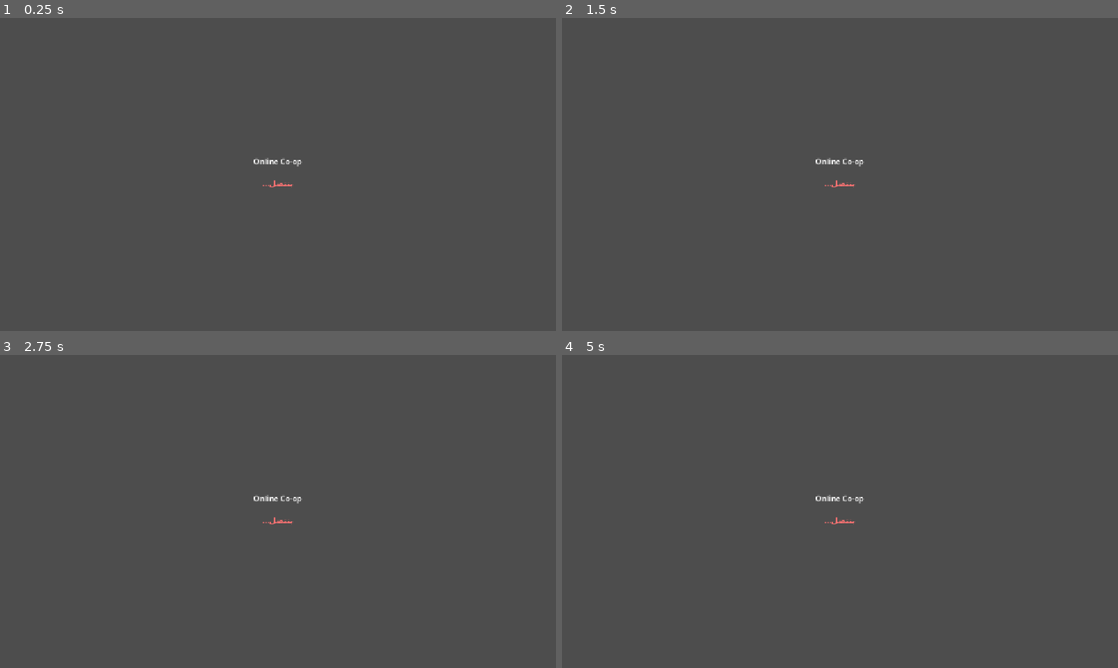
Above: before the commit, frames 1-4 (two rows, left to right).
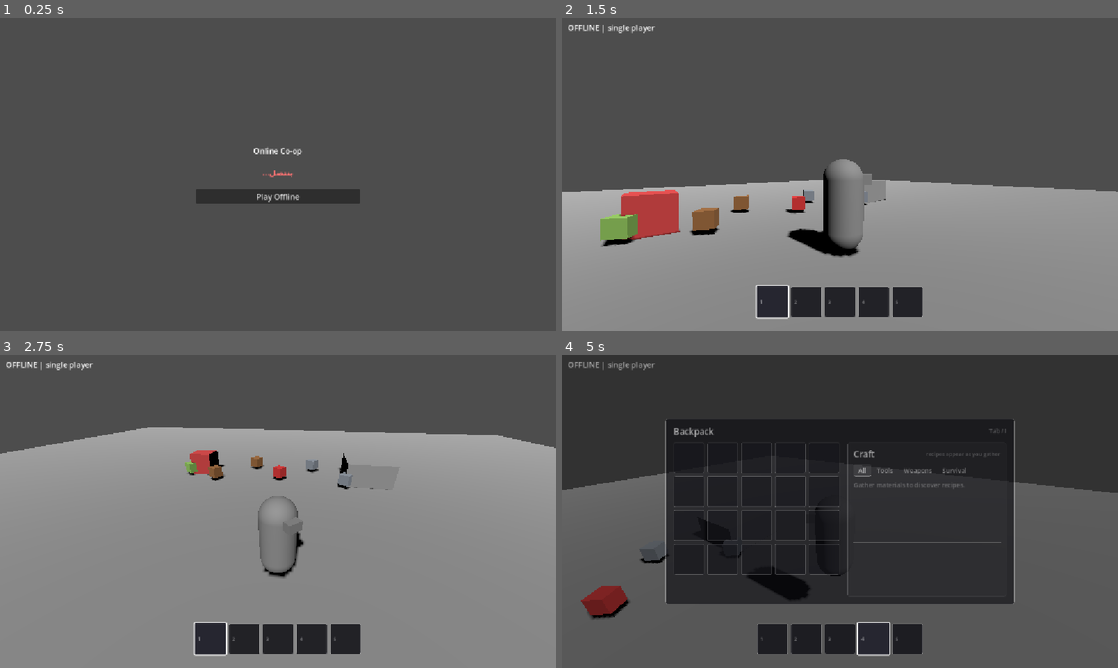
Above: after the commit, the same moments.

Repository: MTAWER77/online-
Game: Godot game, scene res://scenes/ui/main_menu.tscn
The game is run twice, just before and just after one commit, with the same random seed, the same clock (stepped at 60 frames per second) and the same inputs.
Inputs (mouse positions are in pixels of both pictures, inside the frame that each line leads up to):
- Up to frame 1 (0.25 s): no input
- Up to frame 2 (1.5 s): click (840, 196) at 0.5 s, where only the run after the commit has a clickable "Play Offline"; tap Enter at 1.25 s; move the mouse to (962, 158) at 1.27 s; hold D (move_right, bound only after the commit) from 1.28 s (still down); hold E (interact, bound only after the commit) from 1.28 s (still down); click (962, 158) at 1.42 s
- Up to frame 3 (2.75 s): tap Space (jump, bound only after the commit) at 1.52 s; release D (move_right, bound only after the commit) at 2 s; release E (interact, bound only after the commit) at 2 s; drag from (166, 527) to (250, 574) at 2.02 s
- Up to frame 4 (5 s): move the mouse to (895, 442) at 2.77 s; hold D (move_right, bound only after the commit) 2.78-3.5 s; tap 2 at 2.85 s; click (895, 442) at 2.92 s; drag from (812, 574) to (673, 464) at 3.52 s; move the mouse to (1006, 558) at 4.27 s; hold A (move_left, bound only after the commit) from 4.28 s (still down); tap 4 at 4.35 s; click (1006, 558) at 4.42 s; tap Space (jump, bound only after the commit) at 4.52 s; tap Tab (inventory, bound only after the commit) at 4.9 s

The runs differ from the first frame. In frame 1, 1.6% of the frame differs, in the area x 35-65%, y 41-60%; in frame 2, 47%; in frame 3, 74%, in the area x 0-100%, y 2-100%; in frame 4, 68%.

Commit message:
Add offline single-player mode (menu button, NetworkManager offline spawn) and hotbar prev/next buttons for mobile
Co-Authored-By: Claude Sonnet 5.5 <noreply@anthropic.com>
Claude-Session: https://claude.ai/code/session_01ERKS8aBLCvtBjR1PsxtFYC

Diff:
--- a/scenes/ui/main_menu.tscn
+++ b/scenes/ui/main_menu.tscn
@@ -51,6 +51,11 @@
 unique_name_in_owner = true
 layout_mode = 2
 text = "Join"
+
+[node name="OfflineButton" type="Button" parent="Center/Content"]
+unique_name_in_owner = true
+layout_mode = 2
+text = "Play Offline"
 
 [node name="JoinScreen" type="VBoxContainer" parent="Center/Content"]
 unique_name_in_owner = true
--- a/scenes/ui/mobile_controls.tscn
+++ b/scenes/ui/mobile_controls.tscn
@@ -162,3 +162,61 @@
 text = "Bag"
 horizontal_alignment = 1
 vertical_alignment = 1
+
+[node name="HotbarPrev" type="Panel" parent="Root"]
+unique_name_in_owner = true
+layout_mode = 1
+anchors_preset = 7
+anchor_left = 0.5
+anchor_top = 1.0
+anchor_right = 0.5
+anchor_bottom = 1.0
+offset_left = -70.0
+offset_top = -158.0
+offset_right = -10.0
+offset_bottom = -102.0
+grow_horizontal = 2
+grow_vertical = 0
+mouse_filter = 2
+theme_override_styles/panel = SubResource("StyleBoxFlat_button")
+
+[node name="Label" type="Label" parent="Root/HotbarPrev"]
+layout_mode = 1
+anchors_preset = 15
+anchor_right = 1.0
+anchor_bottom = 1.0
+grow_horizontal = 2
+grow_vertical = 2
+mouse_filter = 2
+text = "<"
+horizontal_alignment = 1
+vertical_alignment = 1
+
+[node name="HotbarNext" type="Panel" parent="Root"]
+unique_name_in_owner = true
+layout_mode = 1
+anchors_preset = 7
+anchor_left = 0.5
+anchor_top = 1.0
+anchor_right = 0.5
+anchor_bottom = 1.0
+offset_left = 10.0
+offset_top = -158.0
+offset_right = 70.0
+offset_bottom = -102.0
+grow_horizontal = 2
+grow_vertical = 0
+mouse_filter = 2
+theme_override_styles/panel = SubResource("StyleBoxFlat_button")
+
+[node name="Label" type="Label" parent="Root/HotbarNext"]
+layout_mode = 1
+anchors_preset = 15
+anchor_right = 1.0
+anchor_bottom = 1.0
+grow_horizontal = 2
+grow_vertical = 2
+mouse_filter = 2
+text = ">"
+horizontal_alignment = 1
+vertical_alignment = 1
--- a/scripts/inventory/hotbar_ui.gd
+++ b/scripts/inventory/hotbar_ui.gd
@@ -65,6 +65,12 @@
 func _unhandled_input(event: InputEvent) -> void:
 	if _inventory == null or _inventory.get_parent().ui_open:
 		return
+	if event.is_action_pressed("hotbar_prev"): # أزرار الموبايل
+		_inventory.select_hotbar(_inventory.selected_hotbar - 1)
+		return
+	if event.is_action_pressed("hotbar_next"):
+		_inventory.select_hotbar(_inventory.selected_hotbar + 1)
+		return
 	for i in _inventory.hotbar_slots:
 		if event.is_action_pressed("hotbar_%d" % (i + 1)):
 			_inventory.select_hotbar(i)
@@ -78,6 +84,10 @@
 
 
 func _ensure_actions() -> void:
+	# أزرار بدون مفاتيح، بتتبعت من تحكم الموبايل
+	for action in [&"hotbar_prev", &"hotbar_next"]:
+		if not InputMap.has_action(action):
+			InputMap.add_action(action)
 	var keys: Array[Key] = [KEY_1, KEY_2, KEY_3, KEY_4, KEY_5]
 	for i in keys.size():
 		var action := StringName("hotbar_%d" % (i + 1))
--- a/scripts/multiplayer/network_manager.gd
+++ b/scripts/multiplayer/network_manager.gd
@@ -9,6 +9,7 @@
 signal lobby_entered(is_host: bool)
 
 # مسارات الـ nodes لازم تكون ثابتة ومتطابقة عند الاتنين
+const SessionMode = preload("res://scripts/multiplayer/session_mode.gd")
 const PLAYER_SCENE: PackedScene = preload("res://scenes/players/player.tscn")
 const PLAYERS_ROOT_NAME: String = "SpawnedPlayers"
 const HOST_PLAYER_NAME: String = "HostPlayer"
@@ -21,6 +22,7 @@
 const BROADCAST_WHEN_CLIENT: int = 1 # PropertySynchronizer.BROADCAST_MODE.WHEN_CLIENT
 
 @export var lobby_name: String = "coop-test-room" # بس لما نشغّل المشهد لوحده بـ F6
+@export var force_offline: bool = false # لاعب واحد من غير نت (للتجربة بـ F6 كمان)
 @export var use_local_multiplayer: bool = false # للتجربة من غير مفاتيح (GDSync local)
 @export var host_spawn: Vector3 = Vector3(-1.5, 0.1, 0.0)
 @export var client_spawn: Vector3 = Vector3(1.5, 0.1, 0.0)
@@ -47,6 +49,11 @@
 
 
 func _start() -> void:
+	# وضع أوفلاين: لاعب واحد، من غير GD-Sync خالص
+	if SessionMode.offline or force_offline:
+		_spawn_offline()
+		return
+
 	# جاي من القائمة الرئيسية وإحنا أصلًا جوه لوبي: نعمل اللاعبين على طول
 	if GDSync.is_active() and GDSync.lobby_get_name() != "":
 		_spawn_players()
@@ -117,12 +124,7 @@
 		return
 	_spawned = true
 
-	var scene_root: Node = get_parent()
-	_players_root = scene_root.get_node_or_null(PLAYERS_ROOT_NAME) as Node3D
-	if _players_root == null:
-		_players_root = Node3D.new()
-		_players_root.name = PLAYERS_ROOT_NAME
-		scene_root.add_child(_players_root)
+	_players_root = _ensure_players_root()
 
 	# الاتنين بيعملوا نفس اللاعبين بنفس الأسماء والأماكن
 	_spawn_one(HOST_PLAYER_NAME, ROLE_HOST, BROADCAST_WHEN_HOST, host_spawn)
@@ -130,6 +132,30 @@
 
 	_refresh_status()
 	lobby_entered.emit(GDSync.is_host())
+
+
+func _spawn_offline() -> void:
+	if _spawned:
+		return
+	_spawned = true
+	_players_root = _ensure_players_root()
+	var player := PLAYER_SCENE.instantiate() as Node3D
+	player.name = "OfflinePlayer"
+	# من غير دور (role) فاللاعب بيتحكم فيه محليًا، ومن غير مزامنة
+	player.get_node("PropertySynchronizer").free()
+	player.position = host_spawn
+	_players_root.add_child(player)
+	_set_status("OFFLINE | single player")
+
+
+func _ensure_players_root() -> Node3D:
+	var scene_root: Node = get_parent()
+	var root := scene_root.get_node_or_null(PLAYERS_ROOT_NAME) as Node3D
+	if root == null:
+		root = Node3D.new()
+		root.name = PLAYERS_ROOT_NAME
+		scene_root.add_child(root)
+	return root
 
 
 func _spawn_one(node_name: String, role: int, broadcast_mode: int, spawn_position: Vector3) -> void:
--- /dev/null
+++ b/scripts/multiplayer/session_mode.gd
@@ -0,0 +1,6 @@
+extends RefCounted
+## scripts/multiplayer/session_mode.gd
+## علم بسيط بيحدد لو اللعبة شغالة أوفلاين (لاعب واحد من غير GD-Sync).
+## القائمة الرئيسية بتظبطه، و NetworkManager بيقراه.
+
+static var offline: bool = false
--- a/scripts/ui/main_menu.gd
+++ b/scripts/ui/main_menu.gd
@@ -6,6 +6,8 @@
 
 @export_file("*.tscn") var game_scene: String = "res://scenes/worlds/test_room.tscn"
 
+const SessionMode = preload("res://scripts/multiplayer/session_mode.gd")
+
 const CODE_CHARS: String = "ABCDEFGHJKLMNPQRSTUVWXYZ23456789" # من غير حروف بتتلخبط (O/0, I/1)
 const CODE_LENGTH: int = 5
 const MAX_PLAYERS: int = 2
@@ -14,6 +16,7 @@
 @onready var _status_label: Label = %StatusLabel
 
 @onready var _menu_screen: VBoxContainer = %MenuScreen
+@onready var _offline_button: Button = %OfflineButton
 @onready var _host_button: Button = %HostButton
 @onready var _join_button: Button = %JoinButton
 
@@ -38,6 +41,8 @@
 func _ready() -> void:
 	Input.mouse_mode = Input.MOUSE_MODE_VISIBLE
 
+	SessionMode.offline = false
+	_offline_button.pressed.connect(_on_offline_pressed)
 	_host_button.pressed.connect(_on_host_pressed)
 	_join_button.pressed.connect(_on_join_screen_pressed)
 	_confirm_join_button.pressed.connect(_on_confirm_join_pressed)
@@ -100,6 +105,16 @@
 			_set_status("الاتصال فشل (%d)" % error)
 
 
+# ------------------------------------------------------------------ أوفلاين
+
+# لاعب واحد من غير GD-Sync: نقفل الاتصال ونفتح اللعبة على طول
+func _on_offline_pressed() -> void:
+	if GDSync.is_active():
+		GDSync.stop_multiplayer()
+	SessionMode.offline = true
+	get_tree().change_scene_to_file(game_scene)
+
+
 # ------------------------------------------------------------------ Host
 
 func _on_host_pressed() -> void:
@@ -269,6 +284,8 @@
 # ------------------------------------------------------------------ عرض الشاشات
 
 func _show_screen(screen: String) -> void:
+	# اللعب أوفلاين متاح من القائمة أو أثناء الاتصال (حتى لو النت واقع)
+	_offline_button.visible = (screen == "menu" or screen == "connecting")
 	_menu_screen.visible = (screen == "menu")
 	_join_screen.visible = (screen == "join")
 	_room_screen.visible = (screen == "room")
--- a/scripts/ui/mobile_controls.gd
+++ b/scripts/ui/mobile_controls.gd
@@ -1,6 +1,6 @@
 extends CanvasLayer
 ## scripts/ui/mobile_controls.gd
-## تحكم الموبايل: جويستيك يسار (حركة)، سحب على اليمين (كاميرا)، زرار Jump وزرار E وزرار Bag (المخزن).
+## تحكم الموبايل: جويستيك يسار (حركة)، سحب على اليمين (كاميرا)، زرار Jump وزرار E وزرار Bag (المخزن)، وأزرار < > لتغيير خانة الـ hotbar.
 ## الشكل كله في mobile_controls.tscn (تعدّله من المحرر). السكريبت بس بيترجم اللمس لـ Input actions.
 ## بيتعامل مع اللمس مباشرة، فتقدر تحرك الجويستيك وتضغط الأزرار في نفس الوقت (multi-touch).
 
@@ -15,12 +15,15 @@
 @onready var _jump_button: Control = %JumpButton
 @onready var _interact_button: Control = %InteractButton
 @onready var _inventory_button: Control = %InventoryButton
+@onready var _hotbar_prev_button: Control = %HotbarPrev
+@onready var _hotbar_next_button: Control = %HotbarNext
 
 var _joystick_touch: int = -1
 var _look_touch: int = -1
 var _jump_touch: int = -1
 var _interact_touch: int = -1
 var _inventory_touch: int = -1
+var _hotbar_touches: Dictionary = {} # رقم اللمسة -> اسم الأكشن
 var _joystick_vector: Vector2 = Vector2.ZERO
 var _active: bool = false
 
@@ -74,6 +77,10 @@
 	elif _inventory_touch == -1 and _inventory_button.get_global_rect().has_point(pos):
 		_inventory_touch = index
 		_send_action(&"inventory", true) # بيفتح ويقفل المخزن (InventoryUI)
+	elif _hotbar_action_at(pos) != &"":
+		var hotbar_action: StringName = _hotbar_action_at(pos)
+		_hotbar_touches[index] = hotbar_action
+		_send_action(hotbar_action, true) # تغيير خانة الـ hotbar
 	elif _look_touch == -1 and pos.x > get_viewport().get_visible_rect().size.x * look_area_start:
 		_look_touch = index
 
@@ -91,8 +98,19 @@
 	elif index == _inventory_touch:
 		_inventory_touch = -1
 		_send_action(&"inventory", false)
+	elif _hotbar_touches.has(index):
+		_send_action(_hotbar_touches[index], false)
+		_hotbar_touches.erase(index)
 	elif index == _look_touch:
 		_look_touch = -1
+
+
+func _hotbar_action_at(pos: Vector2) -> StringName:
+	if _hotbar_prev_button.get_global_rect().has_point(pos):
+		return &"hotbar_prev"
+	if _hotbar_next_button.get_global_rect().has_point(pos):
+		return &"hotbar_next"
+	return &""
 
 
 # ---- الجويستيك ----
